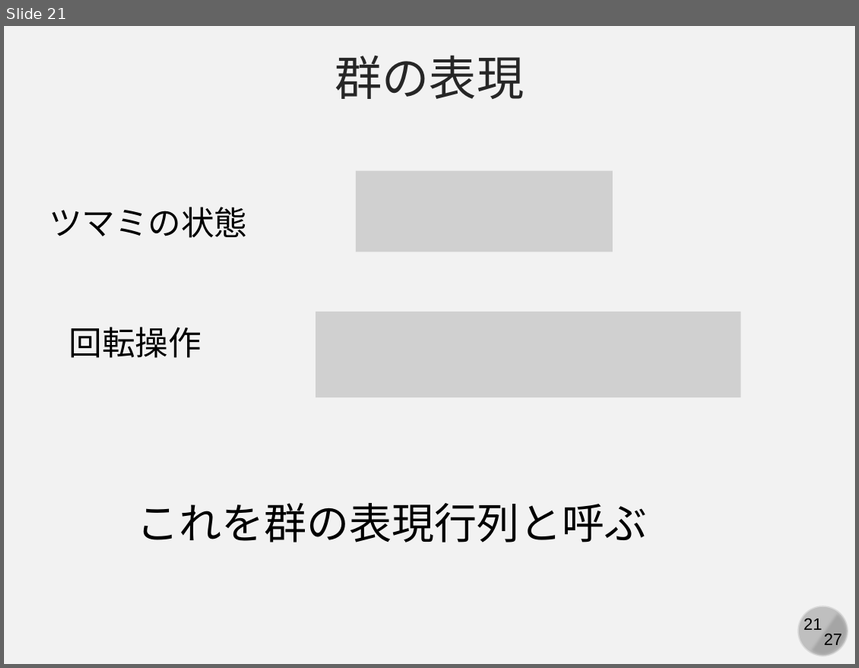
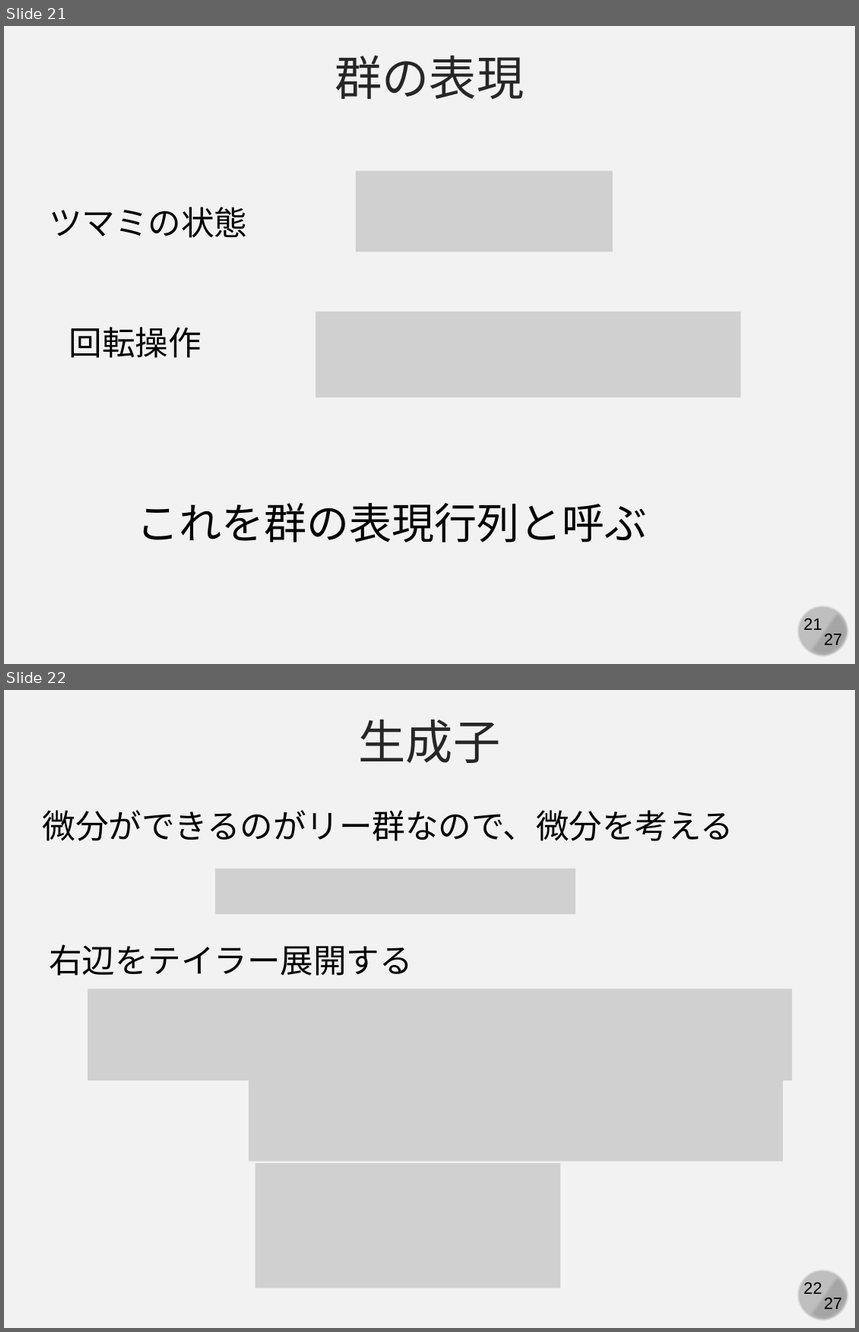
Before and after one commit to kaityo256/classical_mechanics, a slide deck: poisson/fig/slide.pptx. Shown one above the other, each under a label of ours: slide 21 before the commit, slides 21 and 22 after it. The pictures are 859x668 and 859x1332 pixels, drawn with LibreOffice and Linux fonts; fonts in the diff are those of the drawing; grey boxes stand for pictures. Boxes give left, top, right and bottom in pixels: in the first picture for what was removed or moved away, otherwise in the second. Text is boxed around its words. In the diff, an @@ line names an element or a change of style, - is before the commit and + after.

```diff
--- a/poisson/fig/slide.pptx
+++ b/poisson/fig/slide.pptx
@@ slide 22 added at (4,690,855,1328), background #F2F2F2; not listed: 4 template elements that a slide beside it also shows @@
@@ text added at (359,719,501,763), 40 pt, text #262626 @@
+生成子
@@ text added at (43,810,734,841), 28 pt, text #000000 @@
+微分ができるのがリー群なので、微分を考える
@@ picture added at (215,869,576,915) @@
@@ text added at (49,945,412,976), 28 pt, text #000000 @@
+右辺をテイラー展開する
@@ picture added at (88,989,792,1081) @@
@@ picture added at (248,1070,783,1161) @@
@@ picture added at (255,1163,560,1288) @@
```
Also in this commit, not shown: 1 slide changed, 6 other slides added, 1 other file.
